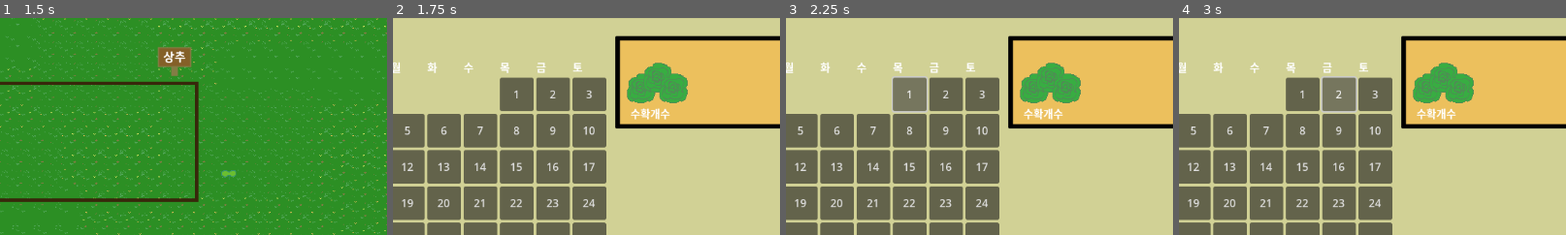
Above: before the commit, frames 1-4 (left to right).
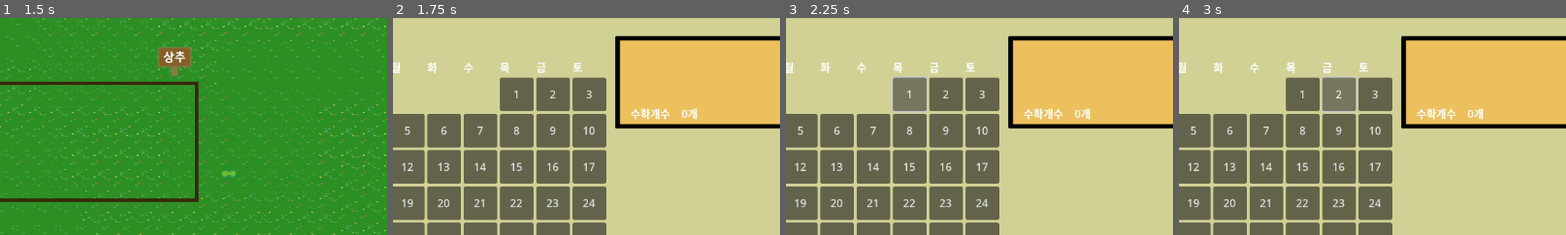
Above: after the commit, the same moments.

Repository: 202116302/farm_game_godot
Game: Godot game, scene res://scene/main.tscn
The game is run twice, just before and just after one commit, with the same random seed, the same clock (stepped at 60 frames per second) and the same inputs.
Inputs:
- Up to frame 1 (1.5 s): tap Enter (ui_accept) at 0.5, 0.77 s; hold E (E) 0.53-1.28 s; hold Up (ui_up) from 0.53 s (still down); tap E (E) at 1.35 s
- Up to frame 2 (1.75 s): keep holding Up (ui_up); tap Enter (ui_accept) at 1.52 s
- Up to frame 3 (2.25 s): release Up (ui_up) at 2 s; click "1" at 2 s
- Up to frame 4 (3 s): click "2" at 2.75 s
The pictures show only the part of the screen within x 20-70%, y 13-63%; the shares and areas given below are measured in that part.

Frame 1 is identical in both runs. In frame 2, 2.3% of the frame differs, in the area x 60-79%, y 20-47%; in frame 3, 2.3%; in frame 4, 2.3%.

Commit message:
헛간 메뉴, 수확개수 표시, 수확량에 따른 상추량 정리, 메뉴-상추 레이어문제 해결

Diff:
--- a/scene/barn_menu.tscn
+++ b/scene/barn_menu.tscn
@@ -104,10 +104,10 @@
 
 [node name="inven_count" type="Label" parent="menu_window"]
 layout_mode = 0
-offset_left = 512.0
-offset_top = 152.0
-offset_right = 552.0
-offset_bottom = 175.0
+offset_left = 580.0
+offset_top = 240.0
+offset_right = 620.0
+offset_bottom = 263.0
 
 [node name="inven_text" type="Label" parent="menu_window"]
 layout_mode = 1
--- a/scene/main.tscn
+++ b/scene/main.tscn
@@ -293,6 +293,7 @@
 position = Vector2(323, 205)
 
 [node name="barn_menu" parent="." instance=ExtResource("28_cstnk")]
+visibility_layer = 1
 z_index = 3
 anchor_left = -0.51
 anchor_top = -0.452
--- a/script/barn.gd
+++ b/script/barn.gd
@@ -40,7 +40,6 @@
 	if body.is_in_group("player"):  # 플레이어 노드에 "player" 그룹 추가 필요
 		can_interact = true
 		prompt_label.visible = true
-		print("d")
 		var player = get_node("/root/Main/Player")  # 플레이어 노드 경로 조정 필요
 		prompt_label.global_position = Vector2(340, -240)
 
--- a/script/barn_menu.gd
+++ b/script/barn_menu.gd
@@ -7,24 +7,39 @@
 	update_month_display()
 	inventory_text()
 	create_calendar()
+	update_lettuce_display()
 	$menu_window/Button.pressed.connect(func(): hide())
 	hide()
+
+	z_index = 2
+
+# visible 속성이 변경될 때마다 호출되는 함수
+func _notification(what):
+	if what == NOTIFICATION_VISIBILITY_CHANGED:
+		if visible:
+			update_lettuce_display()
 
 func update_lettuce_display():
 	var lettuce1 = $menu_window/lettuce1  # TextureRect
 	var lettuce2 = $menu_window/lettuce2  # TextureRect
 	var lettuce3 = $menu_window/lettuce3  # TextureRect
-	var count_label = $menu_window/lettuce_count
+	var count_label = $menu_window/inven_count
+
 	var player = get_node("/root/Main/Player")
+
+	lettuce1.visible = false
+	lettuce2.visible = false
+	lettuce3.visible = false
 
 	if player:
 		var count = player.harvested_lettuce_count
+		print(count)
 
 		lettuce1.visible = count >= 1
 		lettuce2.visible = count >= 6
 		lettuce3.visible = count >= 11
 
-		count_label.text = "수확한 상추: " + str(count) + "개"
+		count_label.text = str(count) + "개"
 
 
 func inventory_text():
--- a/script/lettuce_scene.gd
+++ b/script/lettuce_scene.gd
@@ -31,7 +31,7 @@
 	]
 	# 초기 이미지 설정
 	sprite.texture = growth_stages[0]
-	z_index = 1
+	z_index = 0
 
 	# 심은 날짜 저장
 	var date_node = get_parent().get_node("/root/Main/UI/blank/Panel/Date")
Not shown: 1 places in UI.tscn that only renumber resources
Not shown: 1 places in scene/barn.tscn that only renumber resources
Not shown: 1 places in scene/barn_menu.tscn that only renumber resources
Not shown: 1 places in scene/main.tscn that only renumber resources
Not shown: 1 places in scene/player.tscn that only renumber resources
